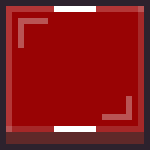
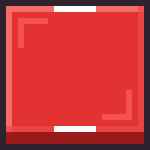
Layer changes from the first 150px x 150px image to the second:
"blocked": opacity 99% → 100%, painted on it over [left=6, top=6, right=144, bottom=144]
